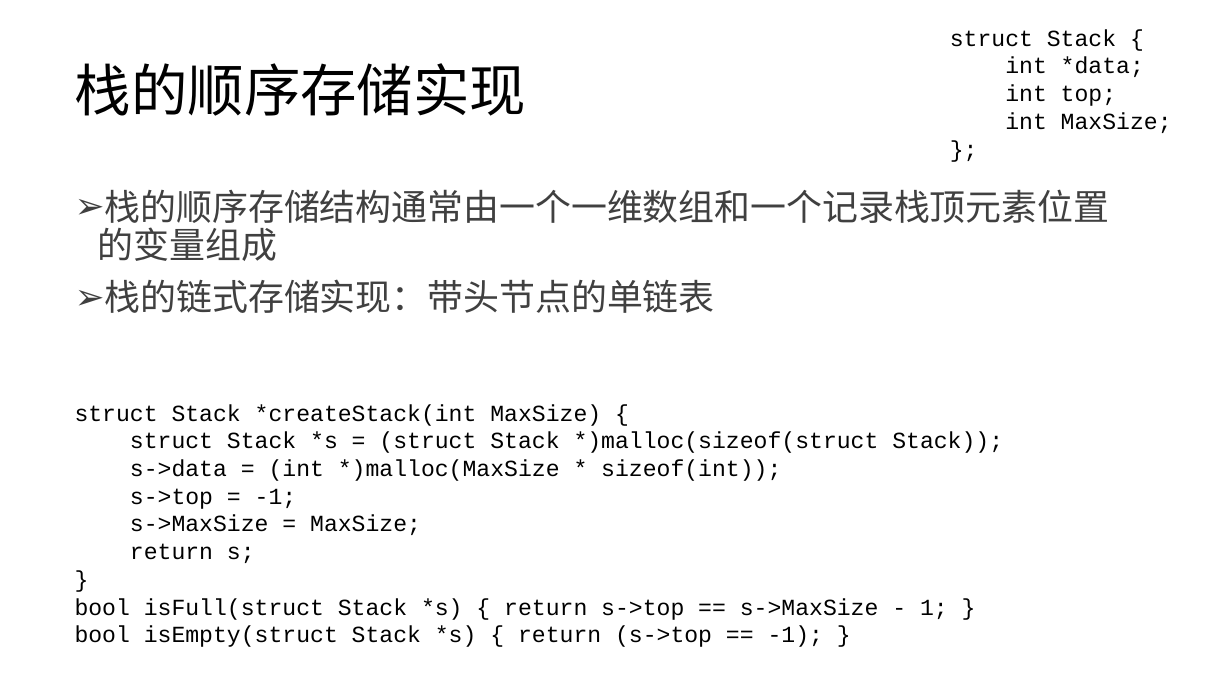
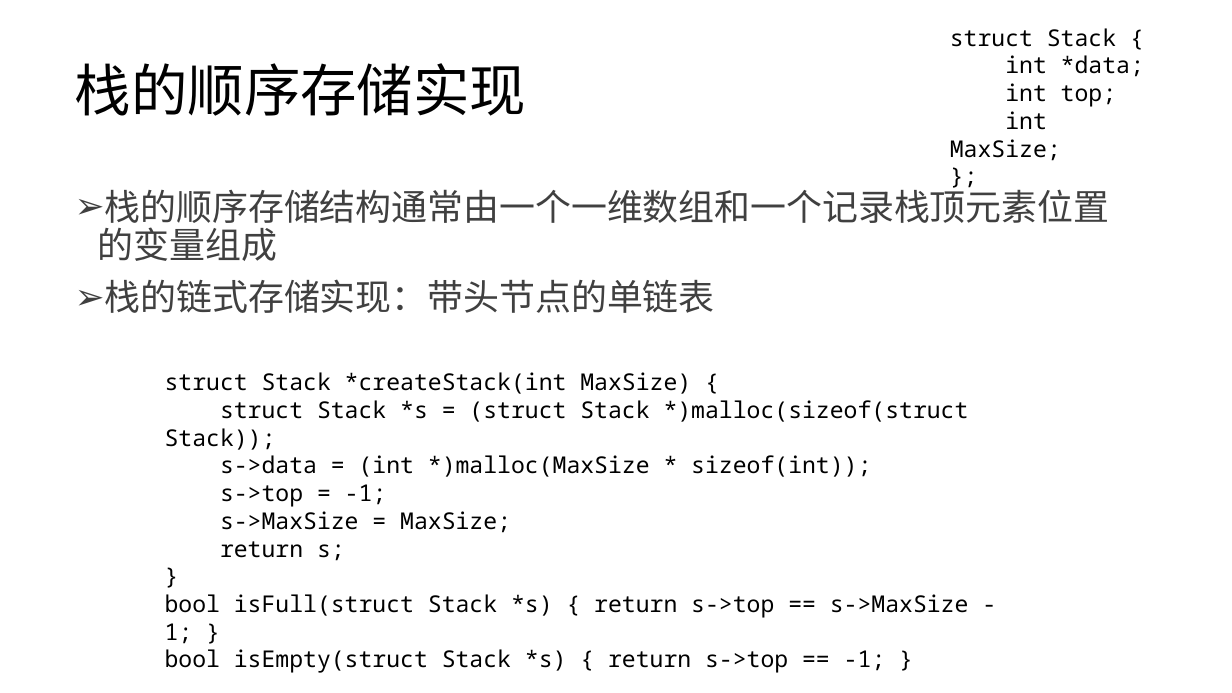
Before and after one commit to lezhang-thu/data-structure, a slide deck: slide 5 of linear-list/2022秋季-数据结构-第3章-线性结构b.pptx. Drawn at 1232x693 pixels with LibreOffice and Linux fonts; fonts in the diff are those of the drawing. Boxes give left, top, right and bottom in pixels: in the first picture for what was removed or moved away, otherwise in the second. Text is boxed around its words. In the diff, an @@ line names an element or a change of style, - is before the commit and + after.

```diff
--- a/linear-list/2022秋季-数据结构-第3章-线性结构b.pptx
+++ b/linear-list/2022秋季-数据结构-第3章-线性结构b.pptx
@@ text "struct Stack {" at [950, 28, 1144, 161]: font Courier New to Noto Sans Mono @@
@@ text "struct Stack *createStack(int MaxSize) {": place and size @@
-text "struct Stack *createStack(int MaxSize) {" at [75, 404, 1003, 647]
+text "struct Stack *createStack(int MaxSize) {" at [165, 372, 969, 673]
@@ text at [165, 372, 969, 644]: font Courier New to Noto Sans Mono in "struct Stack *createStack(int MaxSize) {", "struct Stack *s = (struct Stack *)malloc(sizeof(struct ...", "s->data = (int *)malloc(MaxSize * sizeof(int));", "s->top = -1;" and 4 more places @@
@@ text at [165, 649, 886, 673]: text changed; font Courier New to Noto Sans Mono @@
-bool isEmpty(struct Stack *s) { return (s->top == -1); }
+bool isEmpty(struct Stack *s) { return s->top == -1; }
```
Also in this commit, not shown: 5 other slides changed, 2 other files.
